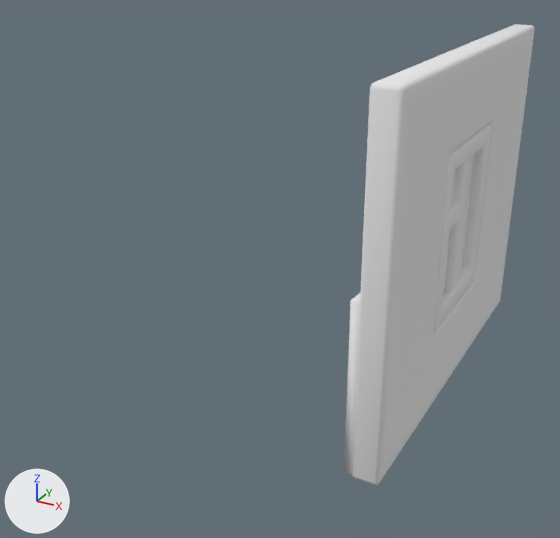
Renders of the FBX model src/environment/rooms/models/wall-window.fbx from each side of a commit.
Before and after are seen from a 50 mm lens placed at (14.13, -22.12, 10.58), pointed at (4.95, -5.44, 2.24). Every picture has the same lights, and +X, +Y and +Z are marked at lower left. The picture after the commit comes second. Where no turn or scale is listed for an object, it has been applied to the vertices. Vertices at exactly the same position are counted once.

In view in the first picture: 'wall-window'.
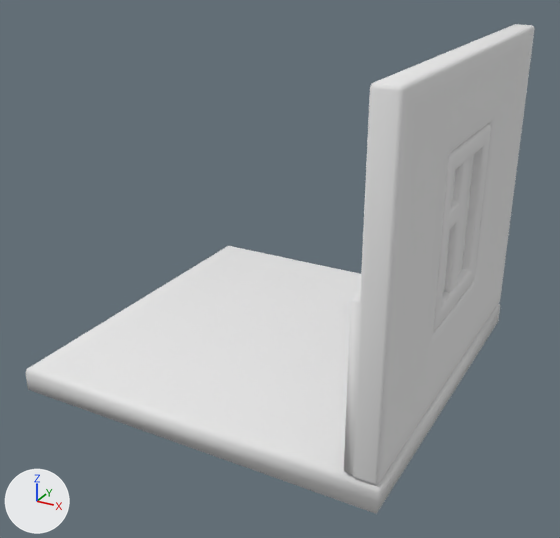
Where the newer file only moved an object's origin or applied its transform, the numbers keep the older frame.

What differs and where, as boxes [x1, y1, x2, y2] in the pictures (560 x 538 px):
'wall-window', reshaped (166% wider, 6% taller): before [344, 24, 535, 485]; after [25, 24, 535, 514]
part 1 of me_cube_011, added: after [25, 246, 500, 514]

The change, as a list of edits to the scene's bpy script:
```text
Change me_cube_011:
    used by ob_wall_window; location = (-0.31, 0.17, -0.7)
    remove me_cube_011.from_pydata(...)  # 384 vertices, 378 faces; spans x 9.17..9.99, y -10.0..0.0, z 0.67..8.91
    add me_cube_011.from_pydata(...)  # 400 vertices, 392 faces; spans x 0.0..10.0, y -10.0..0.0, z 0.0..8.91
    me_cube_011 part 1: a new loose piece of 16 vertices spanning x 0.0..10.0, y -10.0..0.0, z 0.0..0.67, in mat_vertex (white #e7e7e7)
```
